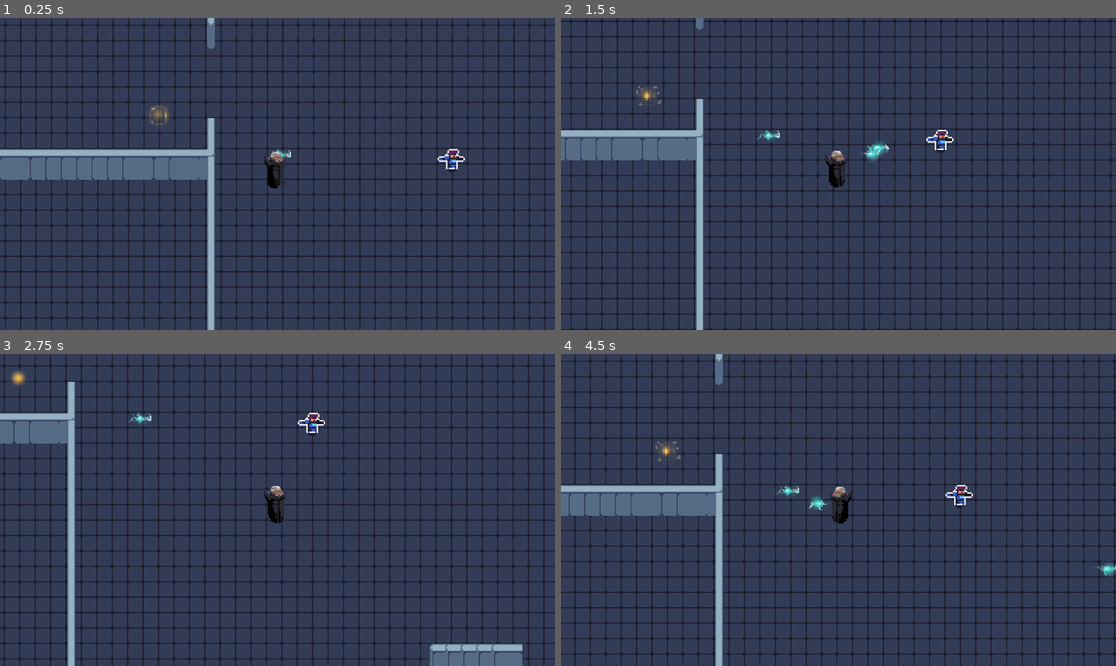
Above: before the commit, frames 1-4 (two rows, left to right).
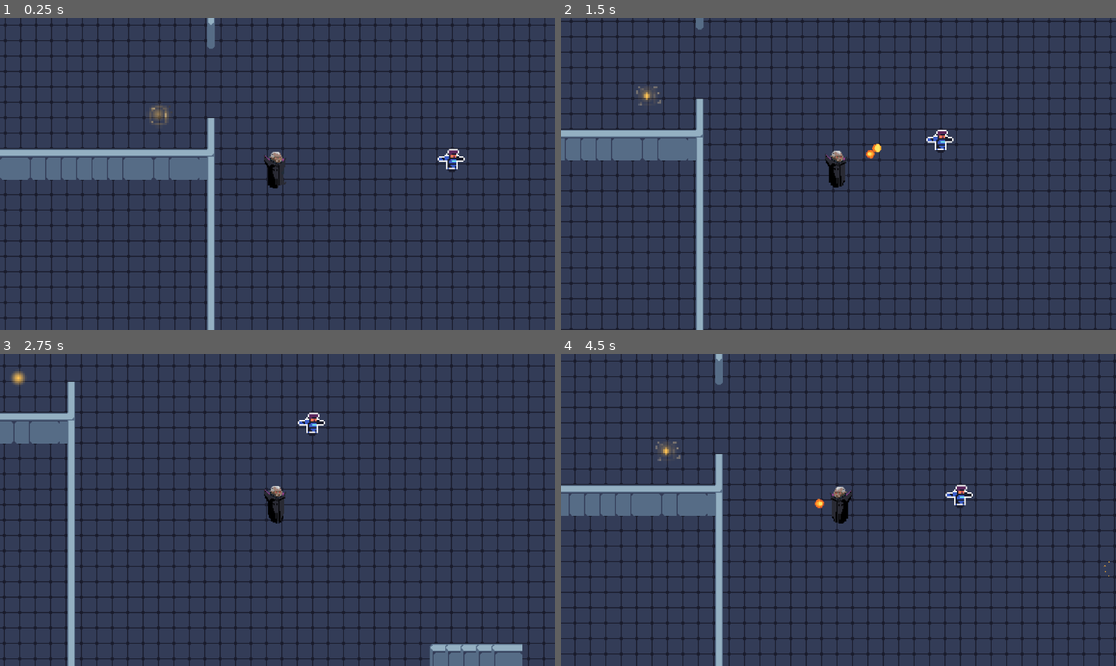
Above: after the commit, the same moments.

Repository: brianxiaodev/bloodmoon
Game: Godot game, scene res://scenes/blood_moon.tscn
The game is run twice, just before and just after one commit, with the same random seed, the same clock (stepped at 60 frames per second) and the same inputs.
Inputs:
- Up to frame 1 (0.25 s): no input
- Up to frame 2 (1.5 s): hold Right (ui_right) 0.53-1.28 s; hold Space (shoot) 0.53-1.28 s; hold Down (ui_down) from 1.28 s (still down); tap Space (shoot) at 1.35 s
- Up to frame 3 (2.75 s): release Down (ui_down) at 2.03 s; hold Right (ui_right) from 2.03 s (still down); hold Space (shoot) from 2.03 s (still down)
- Up to frame 4 (4.5 s): release Right (ui_right) at 2.78 s; release Space (shoot) at 2.78 s; hold Up (ui_up) 2.78-3.53 s; tap Space (shoot) at 2.85, 4.35 s; hold Space (shoot) 3.53-4.28 s; hold Left (ui_left) from 3.53 s (still down)

The runs differ from the first frame. In frame 1, less than 0.1% of the frame differs, in the area x 48-53%, y 41-45%; in frame 2, 0.2%; in frame 3, less than 0.1%; in frame 4, 0.3%, in the area x 38-100%, y 41-72%.

Commit message:
switch bullets to fireballs, attempt to add bat however not working

Diff:
--- a/scenes/bats.tscn
+++ b/scenes/bats.tscn
@@ -1,5 +1,6 @@
-[gd_scene load_steps=8 format=3 uid="uid://curevi1ol6iax"]
+[gd_scene load_steps=9 format=3 uid="uid://ciwhn70ef8waw"]
 
+[ext_resource type="Script" uid="uid://b1ebl0xeo6xwj" path="res://scripts/bullet.gd" id="1_1o4ep"]
 [ext_resource type="Texture2D" uid="uid://cr8ngya30llii" path="res://assets/vampire/projectile bat_36px.png" id="1_awo2f"]
 
 [sub_resource type="AtlasTexture" id="AtlasTexture_1o4ep"]
@@ -42,12 +43,18 @@
 size = Vector2(27, 12)
 
 [node name="Bats" type="Area2D"]
+script = ExtResource("1_1o4ep")
 
 [node name="AnimatedSprite2D" type="AnimatedSprite2D" parent="."]
+position = Vector2(11, 15)
 sprite_frames = SubResource("SpriteFrames_biwjh")
 frame = 1
 frame_progress = 0.286446
 
 [node name="CollisionShape2D" type="CollisionShape2D" parent="."]
-position = Vector2(-1.5, -1)
+position = Vector2(9, 13)
 shape = SubResource("RectangleShape2D_eeqqe")
+
+[node name="KillTimer" type="Timer" parent="."]
+
+[connection signal="timeout" from="KillTimer" to="." method="_on_kill_timer_timeout"]
--- a/scenes/blood_moon.tscn
+++ b/scenes/blood_moon.tscn
@@ -16,7 +16,6 @@
 
 [node name="Vampire" parent="." instance=ExtResource("2_oujrd")]
 position = Vector2(-3, 19)
-Bullet = ExtResource("6_3kn01")
 
 [node name="Camera2D" type="Camera2D" parent="Vampire"]
 zoom = Vector2(2, 2)
--- a/scenes/bullet.tscn
+++ b/scenes/bullet.tscn
@@ -1,48 +1,86 @@
-[gd_scene load_steps=9 format=3 uid="uid://c4u3h3tqj5sn8"]
+[gd_scene load_steps=17 format=3 uid="uid://c4u3h3tqj5sn8"]
 
 [ext_resource type="Texture2D" uid="uid://cr8ngya30llii" path="res://assets/vampire/projectile bat_36px.png" id="1_v7oki"]
 [ext_resource type="Script" uid="uid://b1ebl0xeo6xwj" path="res://scripts/bullet.gd" id="1_v8qja"]
+[ext_resource type="Texture2D" uid="uid://d4eb2exxrljsc" path="res://assets/fireball/FB500-1.png" id="2_k76ql"]
+[ext_resource type="Texture2D" uid="uid://bcyvgqfvtu1qb" path="res://assets/fireball/FB500-2.png" id="3_in4mv"]
+[ext_resource type="Texture2D" uid="uid://dd60dp5psabxo" path="res://assets/fireball/FB500-3.png" id="4_s437g"]
+[ext_resource type="Texture2D" uid="uid://ceu0hr20w3kk6" path="res://assets/fireball/FB500-4.png" id="5_iqq7w"]
+[ext_resource type="Texture2D" uid="uid://chuwmovtpo7l0" path="res://assets/fireball/FB500-5.png" id="6_6umxm"]
+[ext_resource type="Texture2D" uid="uid://crktvbgpkfj34" path="res://assets/fireball/B500-2.PNG" id="7_0apvr"]
+[ext_resource type="Texture2D" uid="uid://t13figpro33w" path="res://assets/fireball/B500-3.PNG" id="8_ba0j3"]
+[ext_resource type="Texture2D" uid="uid://c58bv4hhw7xkt" path="res://assets/fireball/B500-4.PNG" id="9_lurao"]
 
 [sub_resource type="RectangleShape2D" id="RectangleShape2D_v8qja"]
 size = Vector2(26, 21)
 
-[sub_resource type="AtlasTexture" id="AtlasTexture_v8qja"]
+[sub_resource type="AtlasTexture" id="AtlasTexture_in4mv"]
 atlas = ExtResource("1_v7oki")
-region = Rect2(0, 0, 35, 37)
+region = Rect2(0, 0, 36, 36)
 
-[sub_resource type="AtlasTexture" id="AtlasTexture_t4vbm"]
+[sub_resource type="AtlasTexture" id="AtlasTexture_s437g"]
 atlas = ExtResource("1_v7oki")
-region = Rect2(35, 0, 35, 37)
+region = Rect2(36, 0, 36, 36)
 
-[sub_resource type="AtlasTexture" id="AtlasTexture_2b2rl"]
+[sub_resource type="AtlasTexture" id="AtlasTexture_iqq7w"]
 atlas = ExtResource("1_v7oki")
-region = Rect2(70, 0, 35, 37)
+region = Rect2(72, 0, 36, 36)
 
-[sub_resource type="AtlasTexture" id="AtlasTexture_b7duk"]
+[sub_resource type="AtlasTexture" id="AtlasTexture_6umxm"]
 atlas = ExtResource("1_v7oki")
-region = Rect2(0, 37, 35, 37)
+region = Rect2(0, 36, 36, 36)
 
 [sub_resource type="SpriteFrames" id="SpriteFrames_t2bd8"]
 animations = [{
 "frames": [{
 "duration": 1.0,
-"texture": SubResource("AtlasTexture_v8qja")
+"texture": SubResource("AtlasTexture_in4mv")
 }, {
 "duration": 1.0,
-"texture": SubResource("AtlasTexture_t4vbm")
+"texture": SubResource("AtlasTexture_s437g")
 }, {
 "duration": 1.0,
-"texture": SubResource("AtlasTexture_2b2rl")
+"texture": SubResource("AtlasTexture_iqq7w")
 }, {
 "duration": 1.0,
-"texture": SubResource("AtlasTexture_b7duk")
+"texture": SubResource("AtlasTexture_6umxm")
+}],
+"loop": true,
+"name": &"bat",
+"speed": 5.0
+}, {
+"frames": [{
+"duration": 1.0,
+"texture": ExtResource("2_k76ql")
+}, {
+"duration": 1.0,
+"texture": ExtResource("3_in4mv")
+}, {
+"duration": 1.0,
+"texture": ExtResource("4_s437g")
+}, {
+"duration": 1.0,
+"texture": ExtResource("5_iqq7w")
+}, {
+"duration": 1.0,
+"texture": ExtResource("6_6umxm")
+}, {
+"duration": 1.0,
+"texture": ExtResource("7_0apvr")
+}, {
+"duration": 1.0,
+"texture": ExtResource("8_ba0j3")
+}, {
+"duration": 1.0,
+"texture": ExtResource("9_lurao")
 }],
 "loop": false,
-"name": &"bat",
+"name": &"fireball",
 "speed": 5.0
 }]
 
 [node name="Bullet" type="Area2D"]
+collision_layer = 5
 collision_mask = 5
 script = ExtResource("1_v8qja")
 
@@ -51,7 +89,7 @@
 
 [node name="AnimatedSprite2D" type="AnimatedSprite2D" parent="."]
 sprite_frames = SubResource("SpriteFrames_t2bd8")
-animation = &"bat"
+animation = &"fireball"
 
 [node name="KillTimer" type="Timer" parent="."]
 wait_time = 3.0
--- a/scenes/vampire.tscn
+++ b/scenes/vampire.tscn
@@ -1,7 +1,9 @@
-[gd_scene load_steps=22 format=3 uid="uid://c5ikb3enwxmpq"]
+[gd_scene load_steps=24 format=3 uid="uid://c5ikb3enwxmpq"]
 
 [ext_resource type="Script" uid="uid://db05lyij832rv" path="res://scripts/vampire.gd" id="1_1ap6k"]
 [ext_resource type="Texture2D" uid="uid://llxuq0dqhiid" path="res://assets/vampire/vampr_color03_skin tone.png" id="1_j3v10"]
+[ext_resource type="PackedScene" uid="uid://c4u3h3tqj5sn8" path="res://scenes/bullet.tscn" id="2_h2yc6"]
+[ext_resource type="PackedScene" uid="uid://ciwhn70ef8waw" path="res://scenes/bats.tscn" id="3_kcw61"]
 
 [sub_resource type="AtlasTexture" id="AtlasTexture_1ap6k"]
 atlas = ExtResource("1_j3v10")
@@ -148,6 +150,8 @@
 light_mask = 2
 motion_mode = 1
 script = ExtResource("1_1ap6k")
+Bullet = ExtResource("2_h2yc6")
+Bats = ExtResource("3_kcw61")
 
 [node name="AnimatedSprite2D" type="AnimatedSprite2D" parent="."]
 position = Vector2(0, -17)
@@ -174,4 +178,7 @@
 wait_time = 6.0
 one_shot = true
 
+[node name="BatsTimer" type="Timer" parent="."]
+
 [connection signal="timeout" from="BoostTimer" to="." method="_on_boost_timer_timeout"]
+[connection signal="timeout" from="BatsTimer" to="." method="_on_bats_timer_timeout"]
--- a/scripts/bullet.gd
+++ b/scripts/bullet.gd
@@ -10,7 +10,8 @@
 
 func _ready() -> void:
 	kill_timer.start()
-	$AnimatedSprite2D.play("bat")
+	$AnimatedSprite2D.play("fireball")
+	$AnimatedSprite2D.scale = Vector2(0.03, 0.03)
 
 func _physics_process(delta: float) -> void:
 	if direction != Vector2.ZERO:
--- a/scripts/item.gd
+++ b/scripts/item.gd
@@ -4,7 +4,8 @@
 
 # Called when the node enters the scene tree for the first time.
 func _ready() -> void:
-	item_type = randi_range(0, 2)	# set to random powerup
+	# rn debugging so setting it only to emit bats
+	item_type = 0 #randi_range(0, 2)	# set to random powerup
 	$AnimatedSprite2D.play()
 	print("Item Ready!")
 
@@ -16,6 +17,9 @@
 func _on_body_entered(body: Node2D) -> void:
 	if item_type == 0:
 		print("Bats")
+		if body.has_method("activate_bats"):
+			print("do we get here???")
+			body.activate_bats()
 	elif item_type == 1:
 		print("Shadow")
 	elif item_type == 2:
--- a/scripts/vampire.gd
+++ b/scripts/vampire.gd
@@ -3,8 +3,7 @@
 signal player_fired_bullet(bullet, position, direction)
 
 @export var Bullet: PackedScene
-## bat powerup, scene not yet made
-#@export var Bats: PackedScene
+@export var Bats: PackedScene
 
 @export var speed = 100
 
@@ -15,6 +14,7 @@
 const START_SPEED : int = 100
 const BOOST_SPEED : int = 200
 var health: int = 100
+var bats_active = false
 
 func _process(_delta: float) -> void:
 	var movement_direction := Vector2.ZERO
@@ -42,16 +42,37 @@
 	if event.is_action_pressed("shoot"):
 		shoot()
 
+func activate_bats():
+	print("do we get here x2???")
+	bats_active = true
+	print(bats_active)
+	$BatsTimer.start()
+
+func _on_bats_timer_timeout() -> void:
+	bats_active = false
+
 func shoot():
 	$AnimatedSprite2D.animation = "attack"
 	$AnimatedSprite2D.speed_scale = 2.5
 	$AnimatedSprite2D.play()
 
 	if attack_cooldown.is_stopped():
+		# Main Bullet
 		var bullet_instance = Bullet.instantiate()
 		bullet_instance.ignore_body = self
 		var direction = (attack_direction.global_position - attack_spawn_point.global_position).normalized()
 		emit_signal("player_fired_bullet", bullet_instance, attack_spawn_point.global_position, direction)
+
+		# Bats Bullet
+		print(bats_active)
+		if bats_active:
+			print("we are shoooting bats too")
+			var bats_instance = Bats.instantiate()
+			bats_instance.ignore_body = self
+			bats_instance.get_node("AnimatedSprite2D").play("bat")
+			$AnimatedSprite2D.scale = Vector2(1, 1)
+			emit_signal("player_fired_bullet", bats_instance, attack_spawn_point.global_position, direction)
+
 		attack_cooldown.start()
 
 func handle_hit():
Binary file added: assets/fireball/B500-2.PNG
Not shown, added: assets/fireball/B500-2.PNG.import
Binary file added: assets/fireball/B500-3.PNG
Not shown, added: assets/fireball/B500-3.PNG.import
Binary file added: assets/fireball/B500-4.PNG
Not shown, added: assets/fireball/B500-4.PNG.import
Binary file added: assets/fireball/FB500-1.png
Not shown, added: assets/fireball/FB500-1.png.import
Binary file added: assets/fireball/FB500-2.png
Not shown, added: assets/fireball/FB500-2.png.import
Binary file added: assets/fireball/FB500-3.png
Not shown, added: assets/fireball/FB500-3.png.import
(and 5 more such lines)
